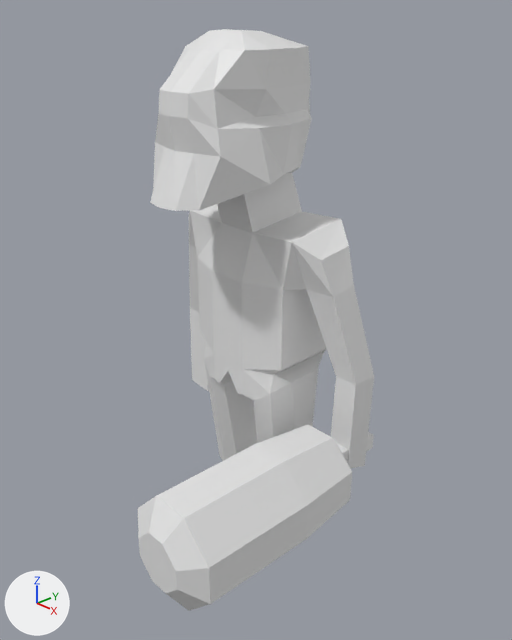
The Blender file Models/Crabs/arc1-1crab1.blend: old version first, new version second.
Both versions are drawn from a camera (50 mm lens) standing at (0.728, -0.616, 0.734) and looking at (0.077, -0.012, 0.339). Lighting does not change. The marker at lower left points along +X, +Y and +Z. The first picture is the older version.

Before the edit, the objects in view are built like this:
```python
me_cube_001 = bpy.data.meshes.new('Cube.001')
me_cube_001.from_pydata(...)  # 122 vertices, 114 faces; spans x 0.0..0.297, y -0.167..0.222, z 0.002..1.106
me_cube_002 = bpy.data.meshes.new('Cube.002')
me_cube_002.from_pydata(...)  # 45 vertices, 45 faces; spans x 0.153..0.375, y -0.404..0.212, z 0.088..0.31
ob_body = bpy.data.objects.new('Body', me_cube_001)
ob_body.location = (0.0, 0.0, 0.0)
ob_body.scale = (0.637, 0.637, 0.637)
_m = ob_body.modifiers.new('Mirror', 'MIRROR')
ob_tokmak = bpy.data.objects.new('Tokmak', me_cube_002)
ob_tokmak.location = (0.0, 0.0, 0.0)
ob_tokmak.scale = (0.637, 0.637, 0.637)
```
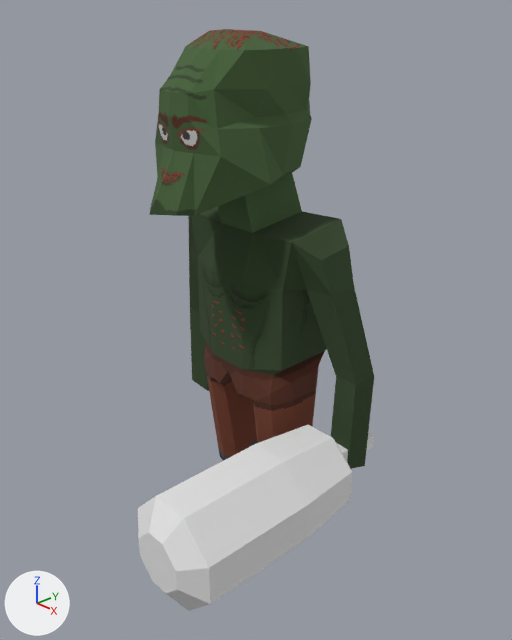
Where the change shows, as pixel boxes [x1, y1, x2, y2] in the pictures (512 x 640 px; the box of a moved part takes in the faces that stretch with it):
'Body', recoloured, reshaped, surface changed (white to green)
    before: [150, 29, 374, 469]
    after: [149, 29, 374, 469]
part 1 of me_cube_001, moved or reshaped
    before: [150, 128, 271, 211]
    after: [149, 128, 271, 216]
part 2 of me_cube_001, surface changed (grey to green)
    both: [152, 29, 374, 469]

The edits, one by one:
Picture 'Untitled' (img_untitled) is new.
Material 'Crab1to1Material' (mat_crab1to1material) is new.
Its texture is img_untitled.
Its roughness is 1.0.
me_cube_001 is used by ob_body; location (0.0, 0.0, 0.0); scale (0.637, 0.637, 0.637).
me_cube_001 had 122 vertices, 114 faces and spanned x 0.0..0.297, y -0.167..0.222, z 0.002..1.106.
me_cube_001 now has 122 vertices, 114 faces and spans x 0.0..0.297, y -0.193..0.222, z 0.002..1.106.
Part 1, on me_cube_001:
Vertex 0 of me_cube_001 moves from (0.077, -0.13, 0.784) at pixel (198, 210) to (0.059, -0.127, 0.769) at pixel (194, 215).
Vertex 6 of me_cube_001 moves from (0.0, -0.167, 0.781) at pixel (160, 208) to (0.0, -0.193, 0.772) at pixel (149, 214).
Vertex 28 of me_cube_001 moves from (0.043, -0.161, 0.783) at pixel (175, 210) to (0.043, -0.16, 0.773) at pixel (176, 215).
me_cube_001 part 2: texture (UV) coordinates of 114 of 114 faces, centred in x 0.021..0.293, y -0.142..0.215, z 0.004..1.104, changed; they spanned u 0.25..0.75, v 0.37..0.88 and now span u 0.02..0.99, v 0.0..1.0.
me_cube_001 gains material mat_crab1to1material (picture img_untitled).
